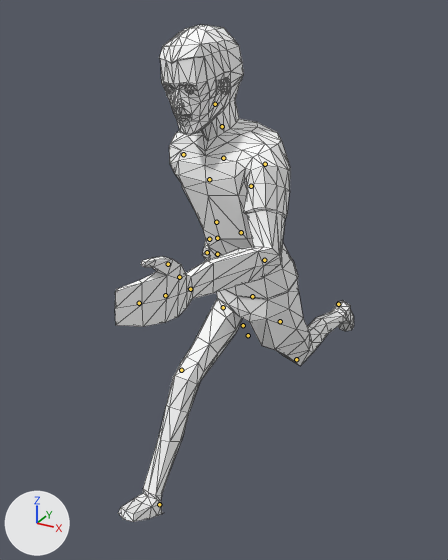
The glTF model frontend/assets/models3d/packs/quaternius-fbx/male_casual.glb, before and after one commit.
Rendered twice from a 50 mm lens placed at (0.906, -1.872, 1.87), pointed at (-0.094, -0.055, 0.961). Lighting does not change. The marker at lower left points along +X, +Y and +Z. The first picture is the older version. Both versions are drawn at frame 21 of the action 'run'; the numbers are the values there. The bones that change, and the others that lie on the model, are drawn over the model as lines. Mesh edges are drawn as thin lines.

In view in the first picture: 'BaseHuman'.
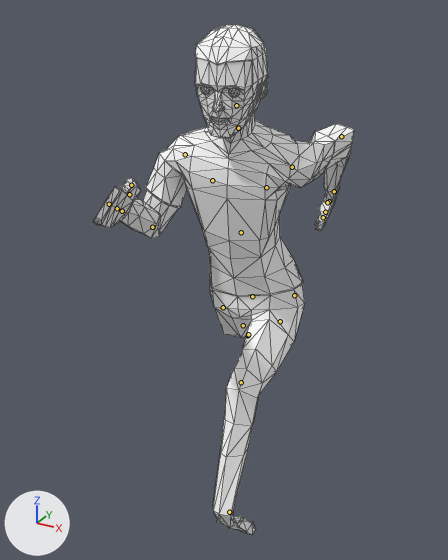
Boxes (x1, y1, x2, y2) around the edits, measured in the pictures (448 x 560 px):
```json
{"object": "BaseHuman", "change": "posed", "before": [115, 25, 354, 522], "after": [93, 24, 354, 534], "on screen": "9% wider"}
{"bone": "UpperArmL", "before": "(265, 164) to (265, 165)", "after": "(292, 167) to (292, 167)"}
{"bone": "LowerArmL", "before": "(264, 260) to (264, 260)", "after": "(341, 136) to (341, 137)"}
{"bone": "UpperArmR", "before": "(183, 154) to (184, 154)", "after": "(185, 154) to (184, 155)"}
{"bone": "LowerArmR", "before": "(223, 158) to (223, 159)", "after": "(152, 227) to (152, 226)"}
{"bone": "UpperLegL", "before": "(280, 321) to (280, 322)", "after": "(280, 321) to (279, 322)"}
{"bone": "UpperLegR", "before": "(223, 307) to (222, 308)", "after": "(223, 307) to (223, 308)"}
{"bone": "FootR", "before": "(159, 504) to (159, 504)", "after": "(294, 295) to (294, 295)"}
{"bone": "FootL", "before": "(338, 304) to (338, 304)", "after": "(229, 512) to (230, 512)"}
```

Scene script edits in JSON lines:
```json
{"block": "bone_torso", "where": "bone_torso = bpy.data.objects['HumanArmature'].pose.bones['Torso']  # child of 'Abdomen'"}
{"op": "set", "path": "bone_torso.rotation_quaternion", "old": "(0.991, 0.0, -0.124, 0.056)", "new": "(0.998, 0.0, 0.06, -0.027)", "note": "degrees (-1, -14, 7) -> degrees (0, 7, -3)"}
{"block": "bone_upperarml", "where": "bone_upperarml = bpy.data.objects['HumanArmature'].pose.bones['UpperArmL']  # child of 'ShoulderL'"}
{"op": "set", "path": "bone_upperarml.rotation_quaternion", "old": "(0.75, -0.579, -0.251, -0.197)", "new": "(0.545, -0.435, 0.631, 0.34)", "note": "degrees (-75, -37, 0) -> degrees (15, 100, 81)"}
{"block": "bone_lowerarml", "where": "bone_lowerarml = bpy.data.objects['HumanArmature'].pose.bones['LowerArmL']  # child of 'UpperArmL'"}
{"op": "set", "path": "bone_lowerarml.rotation_quaternion", "old": "(0.809, -0.159, -0.149, -0.546)", "new": "(0.83, -0.138, -0.204, -0.5)", "note": "degrees (-6, -25, -67) -> degrees (-2, -28, -62)"}
{"block": "bone_upperarmr", "where": "bone_upperarmr = bpy.data.objects['HumanArmature'].pose.bones['UpperArmR']  # child of 'ShoulderR'"}
{"op": "set", "path": "bone_upperarmr.rotation_quaternion", "old": "(0.732, -0.473, -0.373, -0.319)", "new": "(0.768, -0.554, 0.3, 0.112)", "note": "degrees (-59, -58, -12) -> degrees (-75, 36, -11)"}
{"block": "bone_lowerarmr", "where": "bone_lowerarmr = bpy.data.objects['HumanArmature'].pose.bones['LowerArmR']  # child of 'UpperArmR'"}
{"op": "set", "path": "bone_lowerarmr.rotation_quaternion", "old": "(0.87, -0.005, 0.223, 0.44)", "new": "(0.623, -0.189, -0.026, 0.759)", "note": "degrees (12, 23, 56) -> degrees (-16, 15, 99)"}
{"block": "bone_upperlegl", "where": "bone_upperlegl = bpy.data.objects['HumanArmature'].pose.bones['UpperLegL']  # child of 'Body'"}
{"op": "set", "path": "bone_upperlegl.rotation_quaternion", "old": "(0.925, 0.38, 0.001, 0.0)", "new": "(0.842, -0.54, 0.003, -0.001)", "note": "degrees (45, 0, 0) -> degrees (-65, 0, 0)"}
{"block": "bone_upperlegr", "where": "bone_upperlegr = bpy.data.objects['HumanArmature'].pose.bones['UpperLegR']  # child of 'Body'"}
{"op": "set", "path": "bone_upperlegr.rotation_quaternion", "old": "(0.865, -0.502, 0.006, -0.001)", "new": "(0.893, 0.451, 0.001, 0.0)", "note": "degrees (-60, 1, 0) -> degrees (54, 0, 0)"}
{"block": "bone_footr", "where": "bone_footr = bpy.data.objects['HumanArmature'].pose.bones['FootR']  # child of 'Bone'"}
{"op": "set", "path": "bone_footr.location", "old": "(0.0, 1.275, 0.622)", "new": "(0.0, -1.861, 1.397)"}
{"block": "bone_footl", "where": "bone_footl = bpy.data.objects['HumanArmature'].pose.bones['FootL']  # child of 'Bone'"}
{"op": "set", "path": "bone_footl.location", "old": "(0.0, -1.763, 1.461)", "new": "(0.0, 1.048, 0.617)"}
```
